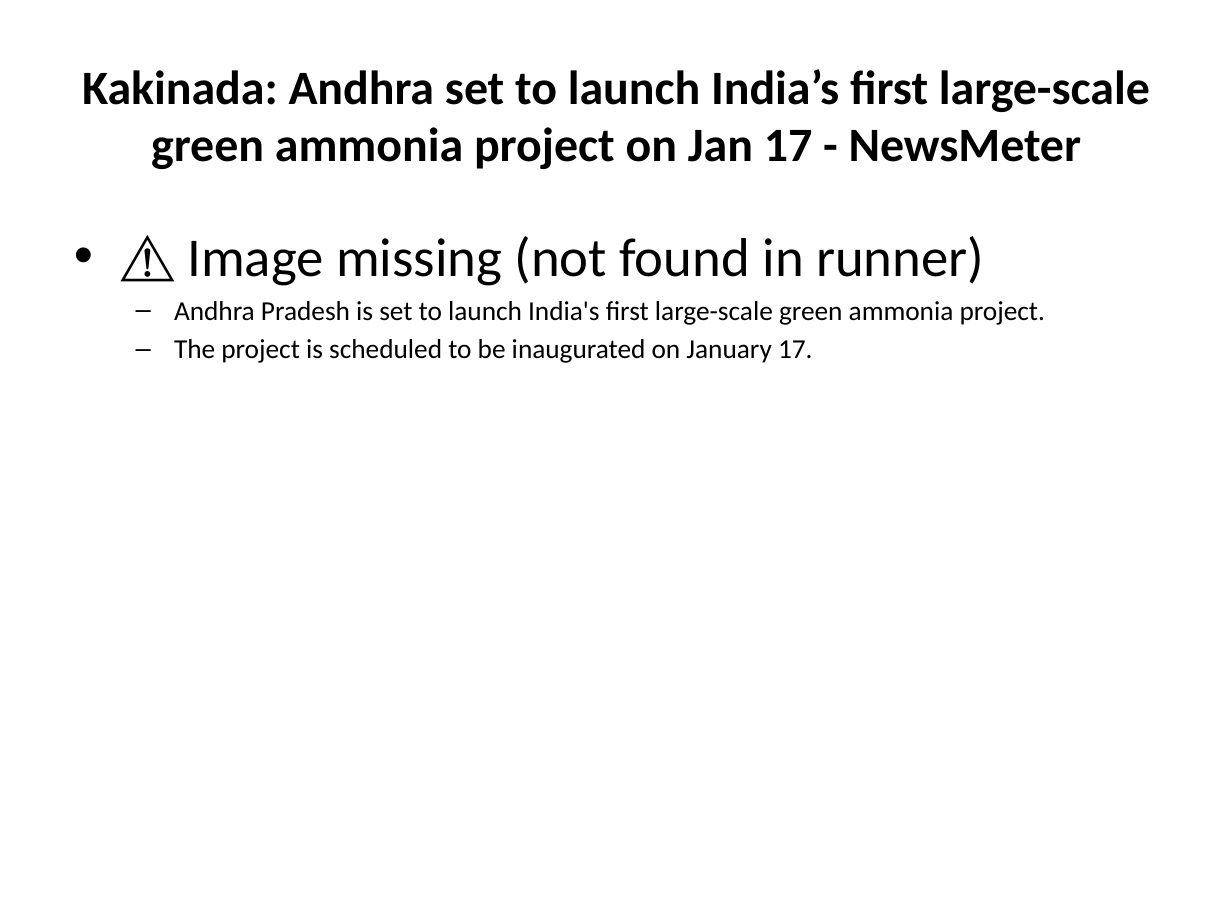
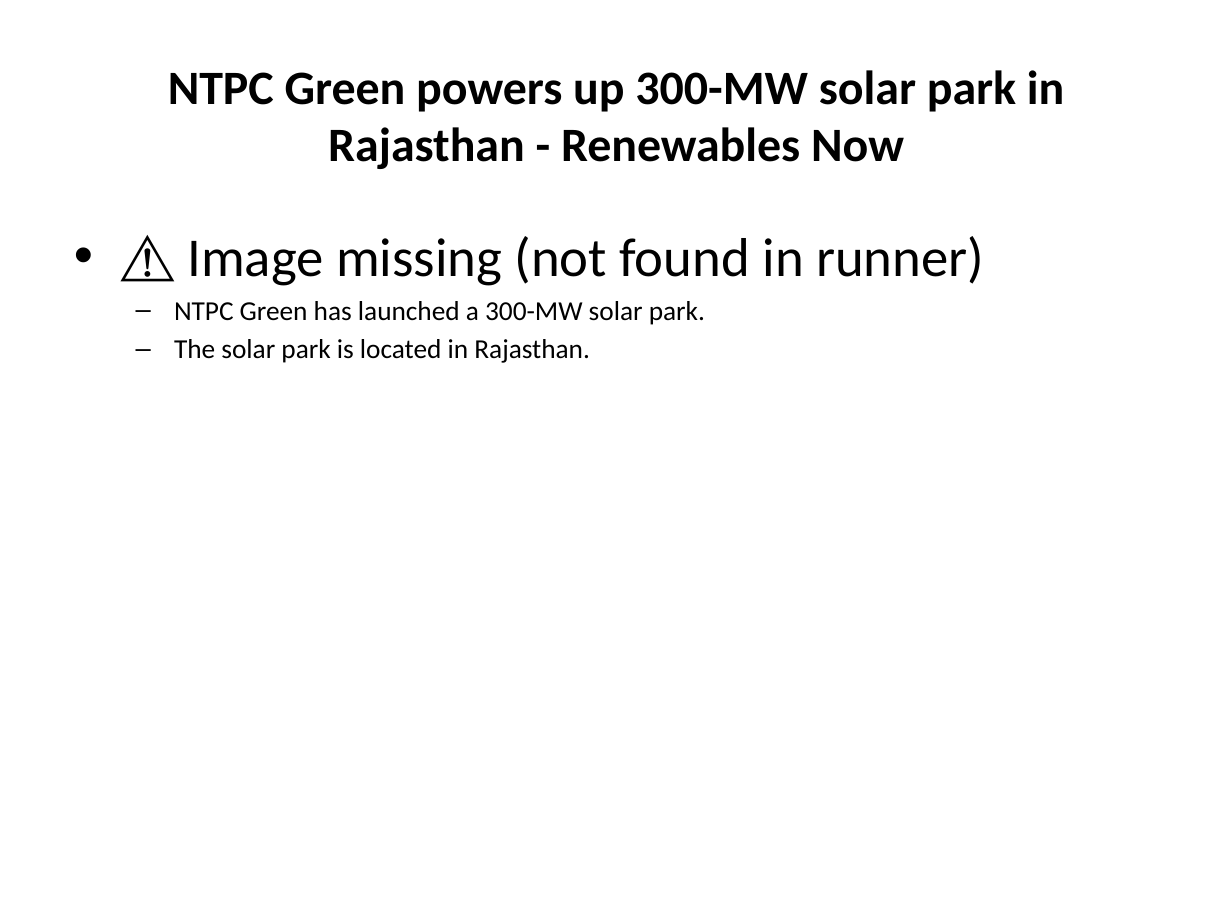
Before and after one commit to gauravsiemens1988/Linkedin-AI-Agent_Personal, a slide deck: slide 1 of drafts/linkedin_carousel.pptx. Drawn at 1232x924 pixels with LibreOffice and Linux fonts; fonts in the diff are those of the drawing. Boxes give left, top, right and bottom in pixels: in the first picture for what was removed or moved away, otherwise in the second. Text is boxed around its words. In the diff, an @@ line names an element or a change of style, - is before the commit and + after.

```diff
--- a/drafts/linkedin_carousel.pptx
+++ b/drafts/linkedin_carousel.pptx
@@ title at (x1=168, y1=70, x2=1064, y2=169): text changed @@
-Kakinada: Andhra set to launch India’s first large-scale green ammonia project on Jan 17 - NewsMeter
+NTPC Green powers up 300-MW solar park in Rajasthan - Renewables Now
@@ text at (x1=174, y1=301, x2=705, y2=363): text changed @@
-  – Andhra Pradesh is set to launch India's first large-scale green ammonia project.
-  – The project is scheduled to be inaugurated on January 17.
+  – NTPC Green has launched a 300-MW solar park.
+  – The solar park is located in Rajasthan.
```
Also in this commit, not shown: 5 other slides changed, 1 other file.
